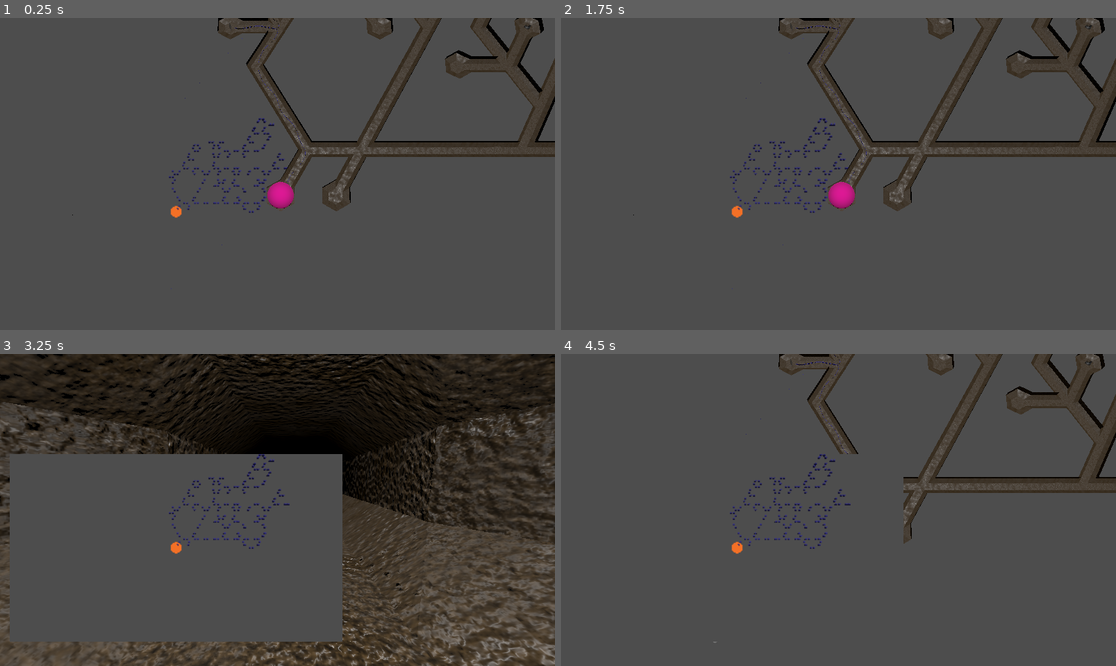
Above: before the commit, frames 1-4 (two rows, left to right).
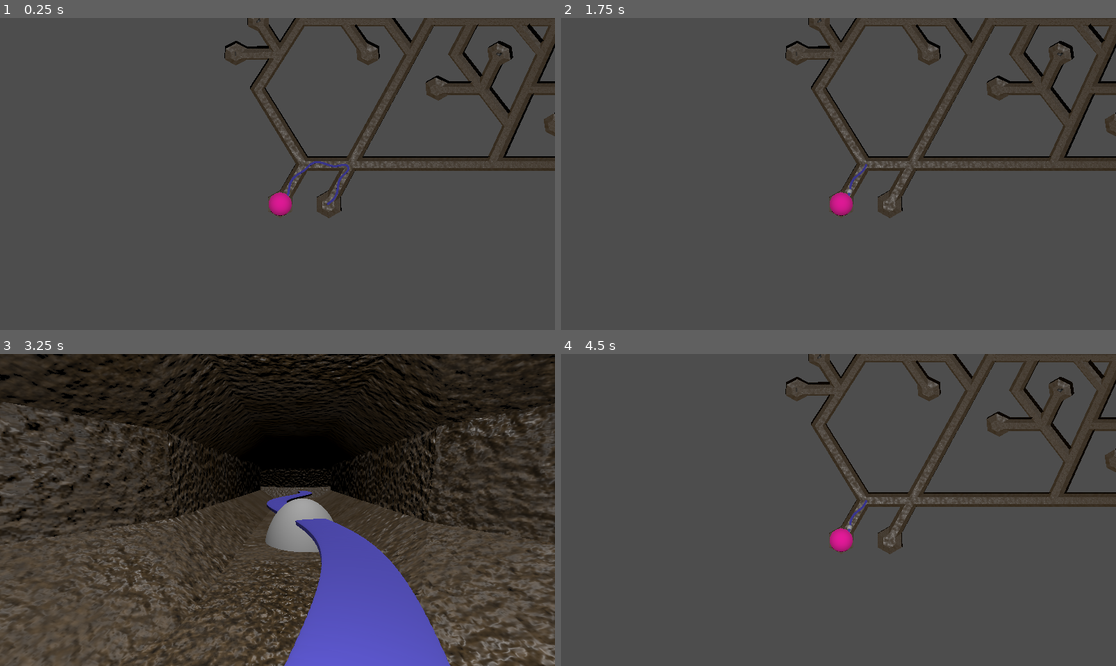
Above: after the commit, the same moments.

Repository: SamppuS/Rabbits_Requiem
Game: Godot game, scene res://tunnels.tscn
The game is run twice, just before and just after one commit, with the same random seed, the same clock (stepped at 60 frames per second) and the same inputs. Sound files missing from this copy of the repository are replaced by a short silence.
Inputs (mouse positions are in pixels of both pictures, inside the frame that each line leads up to):
- Up to frame 1 (0.25 s): no input
- Up to frame 2 (1.75 s): tap Enter at 0.5 s; move the mouse to (960, 158) at 0.52 s; tap A (a) at 0.6 s; click (960, 158) at 0.67 s; tap D (d) at 0.8, 1.35 s; tap Space at 1.25 s; move the mouse to (727, 189) at 1.27 s; click (727, 189) at 1.42 s; tap E (e) at 1.55 s
- Up to frame 3 (3.25 s): tap Enter at 2 s; move the mouse to (333, 441) at 2.02 s; tap E (e) at 2.1 s; click (333, 441) at 2.17 s; tap W (w) at 2.3, 2.85 s; tap Space at 2.75 s; move the mouse to (249, 572) at 2.77 s; click (249, 572) at 2.92 s; tap X (x) at 3.05 s
- Up to frame 4 (4.5 s): tap Enter at 3.5 s; move the mouse to (1005, 556) at 3.52 s; tap X (x) at 3.6 s; click (1005, 556) at 3.67 s; tap A (a) at 3.8, 4.35 s; tap Space at 4.25 s; move the mouse to (672, 463) at 4.27 s; click (672, 463) at 4.42 s

The runs differ from the first frame. In frame 1, 10% of the frame differs, in the area x 13-100%, y 0-87%; in frame 2, 10%; in frame 3, 33%, in the area x 1-82%, y 32-100%; in frame 4, 9.5%.
Error after the commit: Invalid access of index '2' on a base object of type: 'Array'. (res://assets/snake/snake.gd:46)

Commit message:
Snak pathfinding algorithm basically done :)

Diff:
--- a/rabbits_requiem/assets/snake/snake.gd
+++ b/rabbits_requiem/assets/snake/snake.gd
@@ -8,13 +8,21 @@
 var snake_path = []
 
 var path_index = 0  # Current progress along the path
-var speed = .15  # Speed of movement
+var speed = .15 * 4  # Speed of movement
+
+var current = [Vector3(0,0,0), Vector2i(0,0), 0]
+var next = [Vector3(0,0,0), Vector2i(0,0), 1]
+
+var path_blobs = []
 
 @export var thingy : PackedScene
-
+var bump
 # Called when the node enters the scene tree for the first time.
 func _ready() -> void:
-	pass # Replace with function body.
+	bump = thingy.instantiate()
+	bump.scale = Vector3(8, .02, 8)
+	add_child(bump)
+	#path_blobs.append(hahaa)
 
 
 # Called every frame. 'delta' is the elapsed time since the previous frame.
@@ -22,19 +30,36 @@
 	#if position.distance_to(goals[2]) < 0.1:
 		#remove_first()
 	if !goals[0].is_empty() and goals != old_goals:
-		print("we got path at")
-		for i in goals[1]: print(i)
+		#print("we got path at")
+		#for i in goals[1]: print(i)
 		snake_path = generate_path()
-		print("wowie, we can slither up to ", len(snake_path))
+		#print("wowie, we can slither up to ", len(snake_path))
 		for a in snake_path:
 			var hahaa = thingy.instantiate()
-			hahaa.scale = Vector3(.05, .05, .05)
+			hahaa.scale = Vector3(.4, .05, .4)
 			hahaa.position = a + Vector3.UP * .1
 			add_child(hahaa)
+			path_blobs.append(hahaa)
+		#print("whoaaa we making new")
+
+	if !goals[0].is_empty():
+		if head.position.distance_to(goals[0][next[2]]) < 0.3:
+			current = next
+			next[2] = (next[2] + 1) % len(goals[0])
+			next = [goals[0][next[2]], goals[1][next[2]], next[2]]
+			print("reached next ", current[2])
+
+	old_goals = goals.duplicate()
+
+	#if next[2] == 5:
+		#clear_path()
+		#print("DESTRUCTION ", goals[0])
 
 
-	old_goals = goals
-	move()
+	bump.position = next[0]
+
+	if !goals[0].is_empty():
+		move()
 
 
 func move():
@@ -50,11 +75,15 @@
 	goals[0].remove_at(0)
 	goals[1].remove_at(0)
 
+func remove_index(n: int):
+	goals[0].remove_at(n)
+	goals[1].remove_at(n)
+
 func generate_path():
 
 	var slither_path : PackedVector3Array
 	var frequency = (1.73233866691589 - .05) * 3
-	var amplitude = 0.05
+	var amplitude = 0.075
 	var step_size = 0.01  # Now supports smaller step sizes
 
 	# generate path along goals
@@ -62,16 +91,17 @@
 	for point in goals[0]:
 		path.add_point(point)
 
-
 	# subdivide path
 	var discrete_path = []
-	var i = 0.0
+	var i = 0
 	while i < path.get_baked_length():
 		discrete_path.append(path.sample_baked(i))
 		i += step_size
 
 	# smooth curve
 	discrete_path = moving_average(discrete_path, 50)
+
+	#print("discreted ", discrete_path[0], discrete_path[-1])
 
 	# add slithering
 	for point_index in range(1, len(discrete_path)):
@@ -85,7 +115,9 @@
 		var slither_point = base_point + perpendicular * sine_offset
 
 		slither_path.append(slither_point)
-	#
+
+
+	#print("Here in snake we see ", slither_path[0])
 	return slither_path
 
 func moving_average(arr: PackedVector3Array, window: int = 0):
@@ -93,12 +125,46 @@
 	for i in range(len(arr)):
 		var vectorsum = arr[i]
 		var mid_point = arr[i]
+
+		var max_n = 0
 		for n in range(window):
 			if i-n >= 0 and i+n <= len(arr) - 1:
 				vectorsum += arr[i-n]
-				vectorsum += arr[i-n]
+				vectorsum += arr[i+n]
+				max_n += 1
 
-		new_array.append(vectorsum / (window * 2 + 1))
+		new_array.append(vectorsum / (max_n * 2 + 1 ))
+
+		#if (vectorsum / (window * 2 + 1)).length() < 5:
+			#print("wtf alert at ", i, " ", arr[i], " ", (vectorsum / (window * 2 + 1)))
+
 		#print(mid_point, " turned into ", vectorsum / (window * 2 + 1), " with ", (window * 2 + 1))
+	return new_array
 
-	return new_array
+func clear_path():
+
+	current = [next[0], next[1], 0]
+	goals[0] = goals[0].slice(max(0, next[2] - 2), max(next[2], 2))
+	goals[1] = goals[1].slice(max(0, next[2] - 2), max(next[2], 2))
+
+	current[2] = 0
+	next[2] = len(goals[0])
+	#next = [goals[0][next[2]], goals[1][next[2]], next[2]]
+
+	for i in path_blobs:
+		i.queue_free()
+	path_blobs = []
+
+	path_index = find_best_index()
+
+func find_best_index():
+	var best = [0, 100]
+	for i in len(snake_path):
+		var dist = snake_path[i].distance_to(head.position)
+		if  dist < best[1]:
+			best[1] = dist
+			best[0] = i
+	return int(best[0] * speed)
+
+	#path_index = path_index % int(len(snake_path) / speed)
+	#head.position = snake_path[path_index * speed]
--- a/rabbits_requiem/levels/minimap.gd
+++ b/rabbits_requiem/levels/minimap.gd
@@ -105,7 +105,7 @@
 	if tile_obj(current).paths[next_dir] && move: current = next_tile(current, next_dir);
 
 	if current != last_current:
-		print(current, tile_obj(current).paths);
+		#print(current, tile_obj(current).paths);
 		player.position = pos_from_tile(current)
 
 func flip_dir(i: int):
--- a/rabbits_requiem/tunnels.gd
+++ b/rabbits_requiem/tunnels.gd
@@ -61,7 +61,6 @@
 
 func _ready(): # we probably don't have grid info here!
 	var environment = $WorldEnvironment.environment
-	print(environment.get_background())
 	var screen_size = get_viewport().get_visible_rect().size
 	var minimap_size = screen_size * minimap_scale
 	minimap_container.size = minimap_size
@@ -99,16 +98,11 @@
 	spawn_babis()
 
 	snake.position = Vector3(0,0,0)#pos_from_tile(starting_point)
-	snake.add_destination(pos_from_tile(starting_point), starting_point)
-	var last_dir = 2
-	for i in range(10):
-		var tile = snake.goals[1][-1]
-		var dirs = tile_obj(tile).paths.duplicate()
-		dirs[flip_dir(last_dir)] = false
-		print(tile, dirs)
-		var next = next_tile(tile, dirs.find(true))
-		last_dir = dirs.find(true)
-		snake.add_destination(pos_from_tile(next), next)
+
+
+	var path = a_star(starting_point, babi_holder[1][0])
+	for i in path:
+		snake.add_destination(pos_from_tile(i), i)
 
 
 func _on_minimap_send_grid(sent_grid: Variant, sp: Variant, dead_ends : Variant) -> void:
@@ -137,6 +131,13 @@
 
 	if Input.is_action_just_pressed("x"): # toggle cam
 		change_cam()
+
+	if Input.is_action_just_pressed("e"): # snake new target
+		snake.clear_path()
+		var path = a_star(snake.next[1], babi_holder[1][randi() % babi_count])
+		#snake.clear_path()
+		for i in path:
+			snake.add_destination(pos_from_tile(i), i)
 
 	if event is InputEventMouseMotion: # looking around with mouse
 		var screen_size = get_viewport().get_visible_rect().size
@@ -179,7 +180,6 @@
 		for x in range(len(grid)):
 			var tile = grid[y][x]
 			var match = find_match(tile.paths)
-			#print(tile.paths, match)
 			if match[0] != -1:
 				var palikka := MeshInstance3D.new()
 				palikka.mesh = meshes[match[0]]
@@ -266,7 +266,6 @@
 
 func _on_player_wants_to_move(direction) -> void:
 	move(direction)
-	#print("I swear bro, I moved ", direction)
 
 func play(sound : String):
 	if sound == "walk":
@@ -290,7 +289,6 @@
 	print("there are ", len(babi_holder[0]), " babis, how cute!")
 
 func _on_babi_wants_to_die(location):
-	print(current, location, current.distance_to(location))
 	if current.distance_to(location) == 0:
 		var babindex = babi_holder[1].find(location)
 		var babi = babi_holder[0][babindex]
@@ -298,3 +296,64 @@
 		babi_holder[1].pop_at(babindex)
 		babi.die() # :(
 		print("We lost a good one today. ", len(babi_holder[0]), " babis remain o7")
+
+func a_star(start: Vector2i, target: Vector2i) -> Array:
+
+	var to_search = {} # dictionary for tiles to search
+	var processed = {} # dictionary for tiles that don't need to be searched
+
+	# define first tile:
+	to_search[start] = {"G": 0,"H": distance_in_vec3(start,target)}
+	to_search[start]["F"] = to_search[start]["G"] + to_search[start]["H"]
+
+	while !to_search.is_empty():
+
+		# find best tile to search
+		var current = to_search.keys()[0]
+		for tile in to_search:
+			if to_search[tile]["F"] < to_search[current]["F"] or (to_search[tile]["F"] == to_search[current]["F"] and to_search[tile]["H"] < to_search[current]["H"]):
+				current = tile
+
+		# put current to processed
+		processed[current] = to_search[current]
+		to_search.erase(current)
+
+		if current == target:
+			var current_path_tile = target
+			var path = []
+			while current_path_tile != start:
+				path.append(current_path_tile)
+				if current_path_tile in to_search.keys():
+					current_path_tile = to_search[current_path_tile]["C"]
+				else:
+					current_path_tile = processed[current_path_tile]["C"]
+			path.append(start)
+			path.reverse()
+			return path
+
+
+		# Loop through neighbours
+		for dir in range(6):
+			var neighbour = next_tile(current, dir)
+			if tile_obj(current).paths[dir] == false or neighbour in processed: continue
+
+			var in_search = neighbour in to_search.keys() # is the neighbour already in "to_search"
+			var cost_to_neighbour = processed[current]["G"] + distance_in_vec3(current, neighbour)
+
+			if neighbour in snake.goals[1]:
+				cost_to_neighbour += 5000 # NO OVERLAPPING
+
+			if !in_search:
+				to_search[neighbour] = {"G": cost_to_neighbour,"H": distance_in_vec3(neighbour, target),"C": current}
+				to_search[neighbour]["F"] = to_search[neighbour]["G"] + to_search[neighbour]["H"]
+
+			elif cost_to_neighbour < to_search[neighbour]["G"]:
+				to_search[neighbour]["G"] = cost_to_neighbour
+				to_search[neighbour]["C"] = current
+				to_search[neighbour]["F"] = to_search[neighbour]["G"] + to_search[neighbour]["H"]
+
+	return []
+
+
+func distance_in_vec3(start: Vector2i, target: Vector2i):
+	return pos_from_tile(start).distance_to(pos_from_tile(target))
--- a/rabbits_requiem/tunnels.tscn
+++ b/rabbits_requiem/tunnels.tscn
@@ -37,7 +37,7 @@
 mesh = SubResource("SphereMesh_5l3hi")
 
 [node name="CamTop" type="Camera3D" parent="Spelare"]
-transform = Transform3D(-1, -2.68946e-08, 8.3183e-08, 7.45218e-08, 0.235244, 0.971936, -4.57082e-08, 0.971936, -0.235244, 0.0928936, 11.1984, -2.0475)
+transform = Transform3D(-1, -2.68946e-08, 8.3183e-08, 7.45218e-08, 0.235244, 0.971936, -4.57082e-08, 0.971936, -0.235244, 0.0928936, 12.8948, -2.0475)
 current = true
 fov = 45.0
 
@@ -70,6 +70,7 @@
 scale = Vector2(2, 2)
 
 [node name="SubViewportContainer" type="SubViewportContainer" parent="Control"]
+visible = false
 layout_mode = 0
 offset_right = 780.0
 offset_bottom = 646.0
@@ -79,7 +80,7 @@
 own_world_3d = true
 handle_input_locally = false
 size = Vector2i(780, 646)
-render_target_update_mode = 4
+render_target_update_mode = 0
 
 [node name="Minimap" parent="Control/SubViewportContainer/SubViewport" instance=ExtResource("2_ah540")]
 
